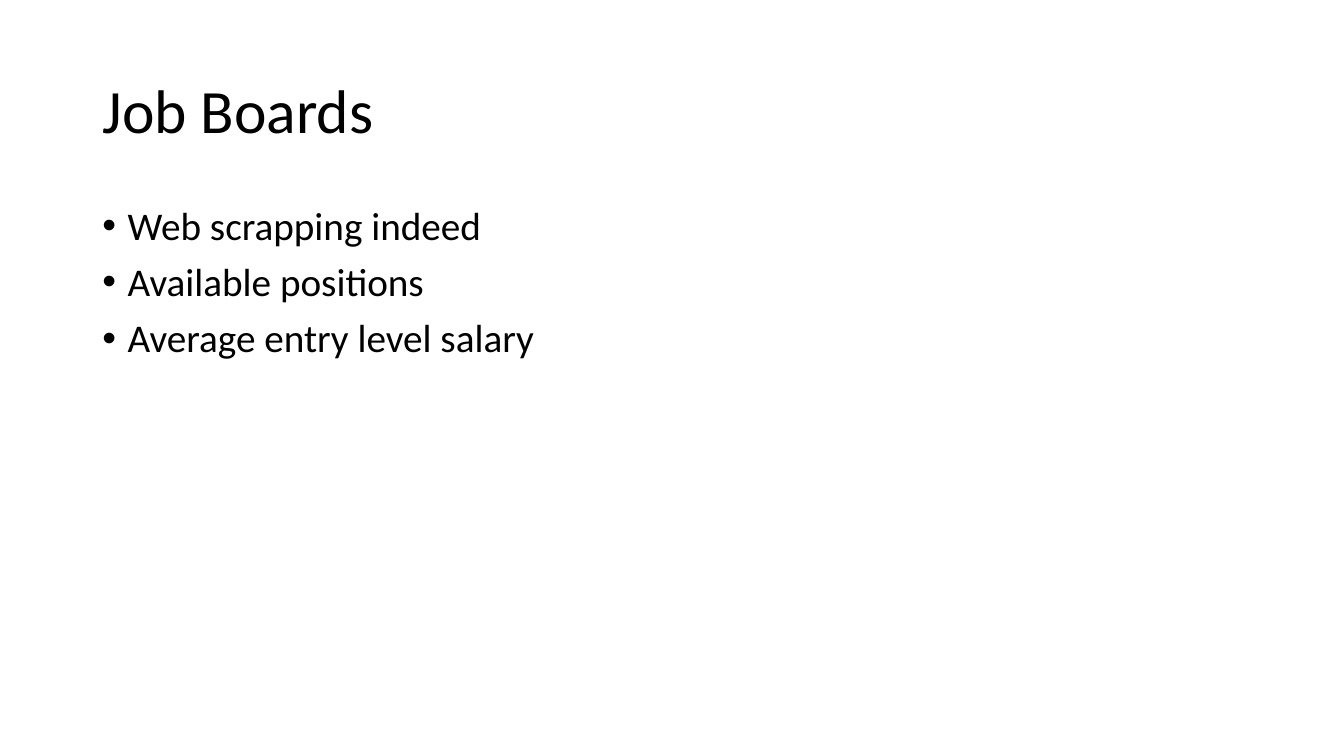
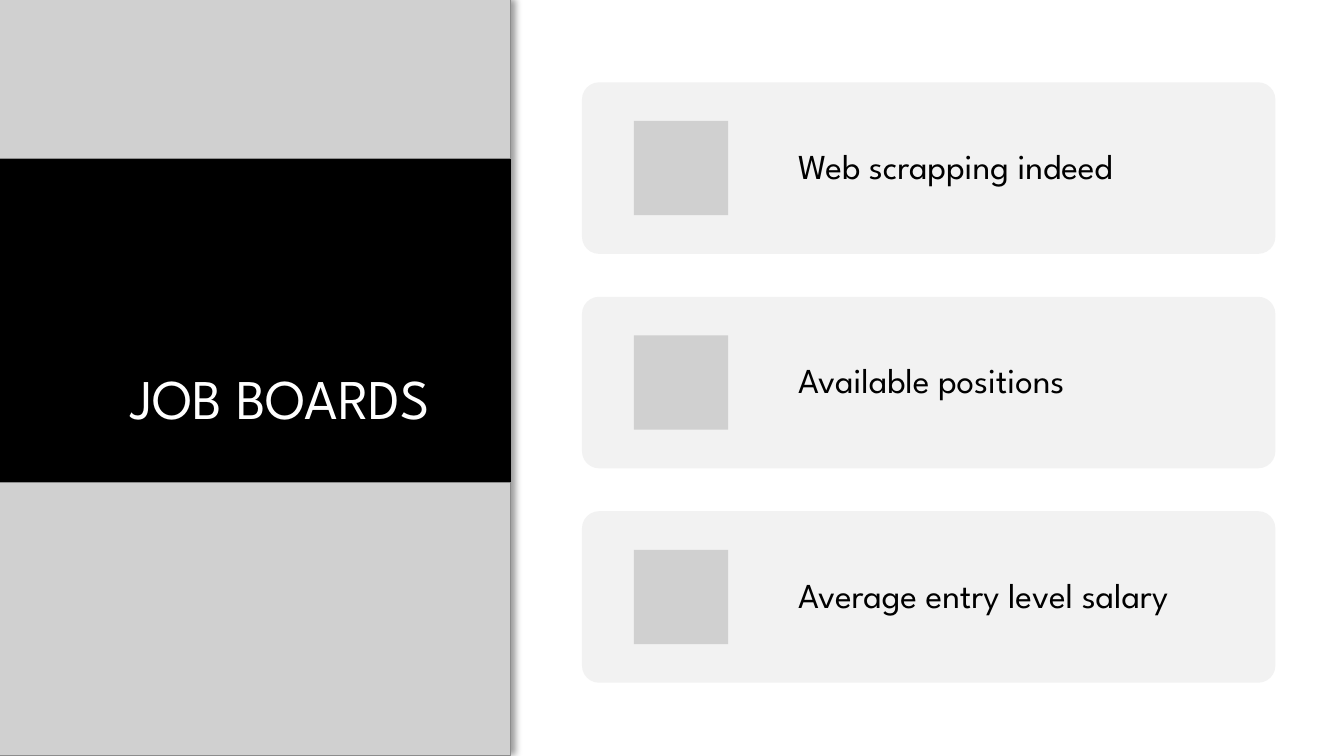
Before and after one commit to amishnerd/prospects, a slide deck: slide 4 of powerpoint.pptx. Drawn at 1344x756 pixels with LibreOffice and Linux fonts; fonts in the diff are those of the drawing; grey boxes stand for pictures; background and template pictures are left out. Boxes give left, top, right and bottom in pixels: in the first picture for what was removed or moved away, otherwise in the second. Text is boxed around its words. In the diff, an @@ line names an element or a change of style, - is before the commit and + after.

```diff
--- a/powerpoint.pptx
+++ b/powerpoint.pptx
@@ rectangle added at box(0, 0, 511, 756), fill #000000 @@
@@ picture added at box(0, 0, 511, 159) @@
@@ text removed at box(128, 212, 533, 359) @@
-• Web scrapping indeed
-• Available positions
-• Average entry level salary
@@ title at box(131, 381, 430, 420): text changed; size 44 to 40 pt; font Calibri to League Spartan; text colour #000000 to #FFFFFF @@
-Job Boards
+JOB BOARDS
@@ picture added at box(0, 482, 511, 756) @@
@@ group added at box(582, 83, 1275, 683): 3 rounded rectangles, 3 pictures, 3 texts @@
+Web scrapping indeed
+Available positions
+Average entry level salary
```
Also in this commit, not shown: 7 other slides changed, 2 slides added, 1 slide removed, 2 other files.
